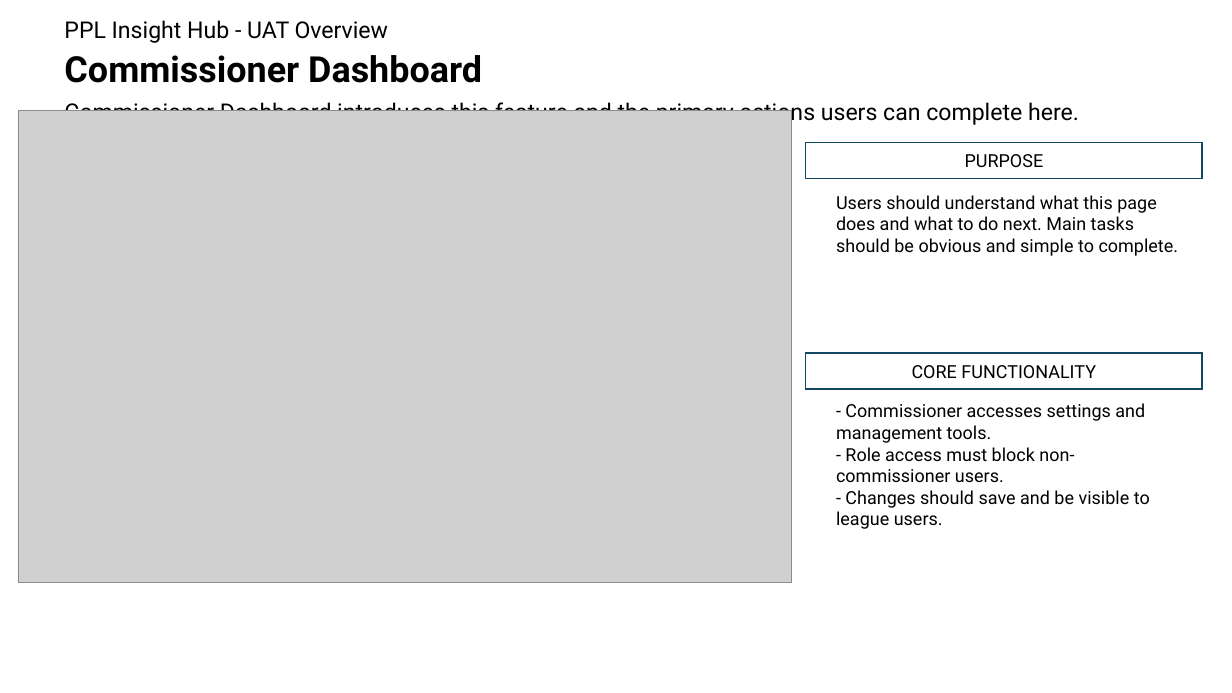
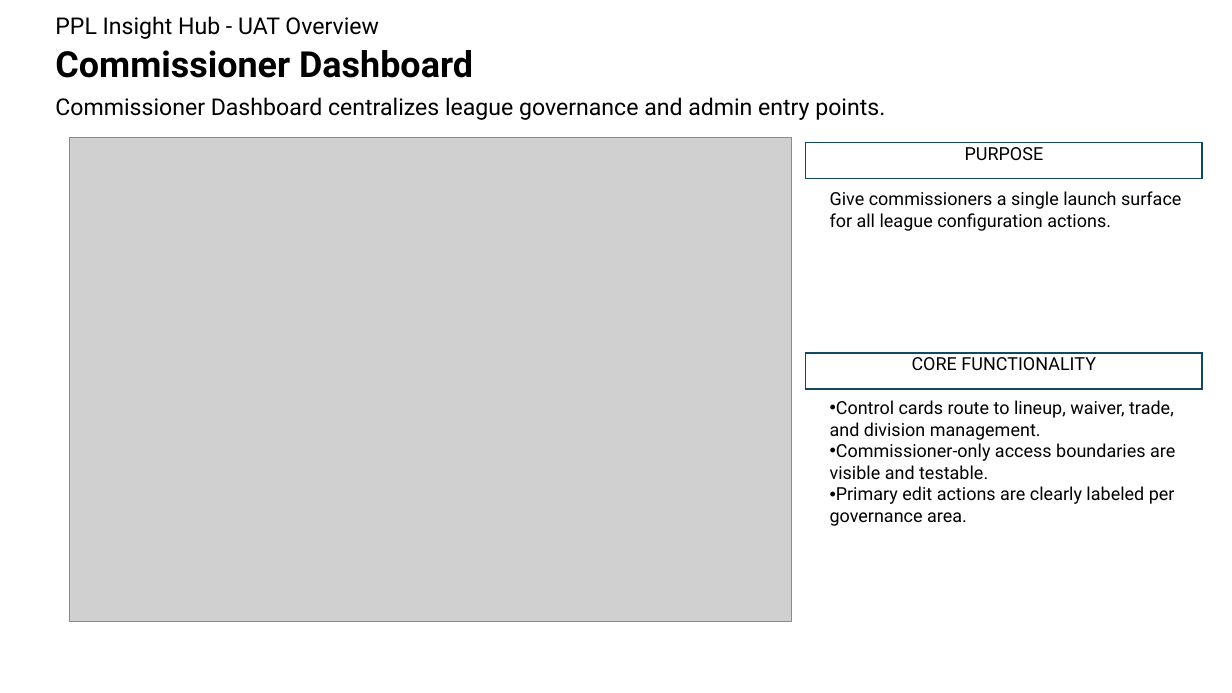
Before and after one commit to NPGrant81/fantasy-football-pi, a slide deck: slide 16 of docs/uat/uat_overview.pptx. Drawn at 1232x693 pixels with LibreOffice and Linux fonts; fonts in the diff are those of the drawing; grey boxes stand for pictures. Boxes give left, top, right and bottom in pixels: in the first picture for what was removed or moved away, otherwise in the second. Text is boxed around its words. In the diff, an @@ line names an element or a change of style, - is before the commit and + after.

```diff
--- a/docs/uat/uat_overview.pptx
+++ b/docs/uat/uat_overview.pptx
@@ text "PPL Insight Hub - UAT ...": place and size @@
-text "PPL Insight Hub - UAT ..." at [64, 20, 389, 43]
+text "PPL Insight Hub - UAT ..." at [55, 16, 379, 39]
@@ text "Commissioner Dashboard": place and size @@
-text "Commissioner Dashboard" at [64, 55, 482, 83]
+text "Commissioner Dashboard" at [55, 50, 473, 78]
@@ text at [55, 97, 885, 120]: text changed @@
-Commissioner Dashboard introduces this feature and the primary actions users can complete here.
+Commissioner Dashboard centralizes league governance and admin entry points.
@@ picture: place and size @@
-picture at [18, 111, 792, 582]
+picture at [69, 138, 792, 622]
@@ rectangle "PURPOSE" at [806, 142, 1202, 178]: vertical alignment middle to top @@
@@ text at [830, 191, 1181, 231]: text changed @@
-Users should understand what this page does and what to do next. Main tasks should be obvious and simple to complete.
+Give commissioners a single launch surface for all league configuration actions.
@@ rectangle "CORE FUNCTIONALITY" at [806, 353, 1202, 389]: vertical alignment middle to top @@
@@ text at [830, 400, 1175, 526]: text changed @@
-- Commissioner accesses settings and management tools.
-- Role access must block non-commissioner users.
-- Changes should save and be visible to league users.
+• Control cards route to lineup, waiver, trade, and division management.
+• Commissioner-only access boundaries are visible and testable.
+• Primary edit actions are clearly labeled per governance area.
```
Also in this commit, not shown: 24 other slides changed, 8 slides added, 3 other files.
